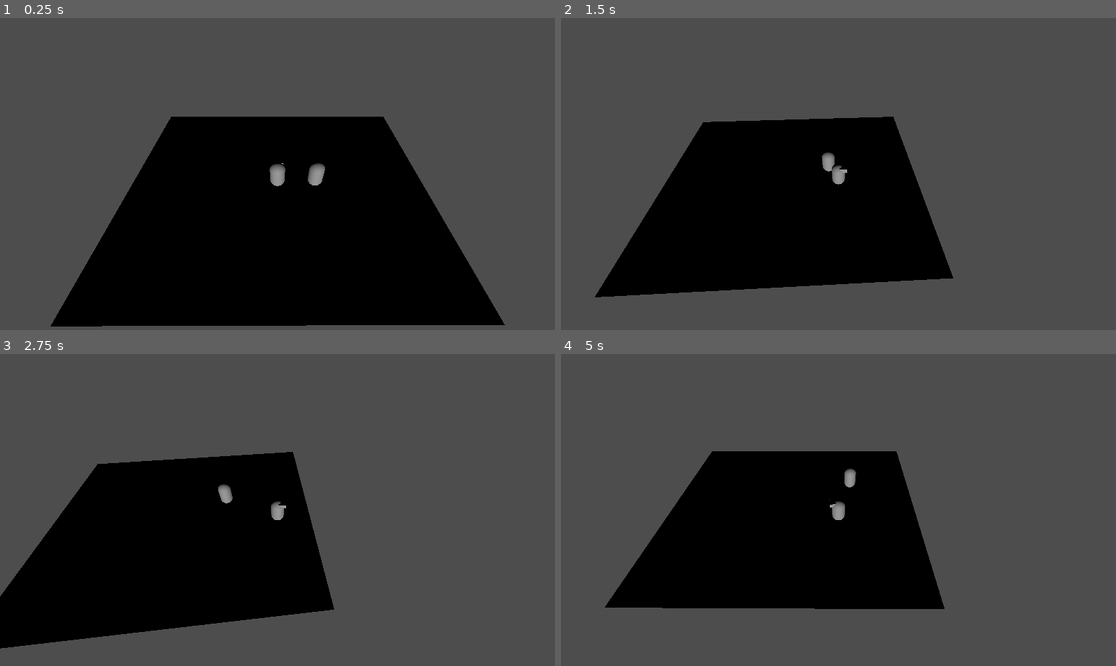
Above: before the commit, frames 1-4 (two rows, left to right).
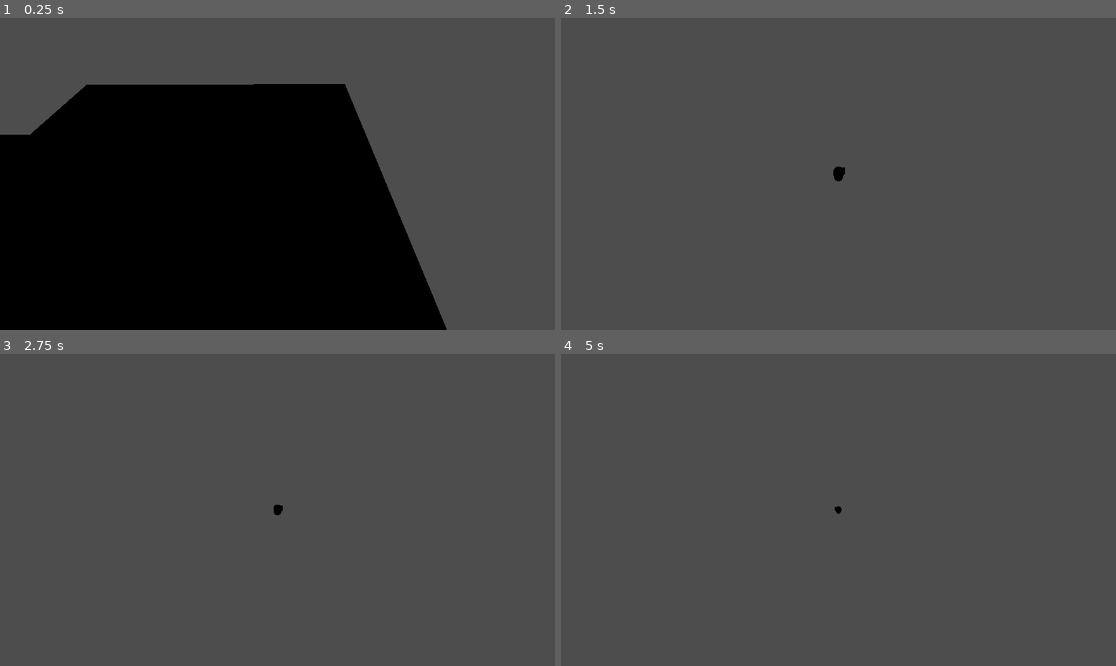
Above: after the commit, the same moments.

Repository: 1p22geo/AWARE_v0
Game: Godot game, scene res://scenes/levels/world.tscn
Two runs of this game, one before a commit and one after it. Both use one fixed random seed, a clock stepped at 60 frames per second and the inputs below. Before the commit the project starts from res://scenes/levels/testScene.tscn.
Inputs (mouse positions are in pixels of both pictures, inside the frame that each line leads up to):
- Up to frame 1 (0.25 s): no input
- Up to frame 2 (1.5 s): move the mouse to (960, 158) at 0.52 s; hold D (move_right) 0.53-1.25 s; click (960, 158) at 0.67 s; drag from (727, 189) to (810, 236) at 1.27 s
- Up to frame 3 (2.75 s): move the mouse to (333, 441) at 2.02 s; hold D (move_right) from 2.03 s (still down)
- Up to frame 4 (5 s): release D (move_right) at 2.75 s; drag from (810, 572) to (672, 463) at 2.77 s; move the mouse to (1005, 556) at 3.52 s; hold A (move_left) 3.53-4.25 s; drag from (672, 463) to (755, 432) at 4.27 s

The runs differ from the first frame. In frame 1, 25% of the frame differs, in the area x 0-91%, y 21-100%; in frame 2, 26%; in frame 3, 27%, in the area x 0-61%, y 31-95%; in frame 4, 24%.

Commit message:
fix(physics ig?): AAAAAAARRRRRGHHHHHH

Diff:
--- a/project.godot
+++ b/project.godot
@@ -15,7 +15,7 @@
 [application]
 
 config/name="AWARE_v0"
-run/main_scene="uid://13h3en3o5ymm"
+run/main_scene="uid://b4mouq62xgf41"
 config/features=PackedStringArray("4.6", "Mobile")
 config/icon="res://assets/svg/icon.svg"
 
--- a/scenes/Player/Player.tscn
+++ b/scenes/Player/Player.tscn
@@ -36,10 +36,9 @@
 shape = SubResource("CapsuleShape3D_puxyr")
 
 [node name="CameraRig" type="Node3D" parent="." unique_id=1600046349]
-transform = Transform3D(1, 0, 0, 0, 1, 0, 0, 0, 1, 6.2063856, 0, 0)
 
 [node name="Camera3D" type="Camera3D" parent="CameraRig" unique_id=694162924 node_paths=PackedStringArray("target")]
-transform = Transform3D(1, 0, 0, 0, 0.49999997, 0.86602545, 0, -0.86602545, 0.49999997, -6.2289057, 1.6835761, 1.8580084)
+transform = Transform3D(1, 0, 0, 0, 0.49999997, 0.86602545, 0, -0.86602545, 0.49999997, 0, 0, 0)
 current = true
 size = 12.576
 near = 0.001
--- a/scenes/levels/world.tscn
+++ b/scenes/levels/world.tscn
@@ -6,7 +6,7 @@
 [node name="World" type="Node3D" unique_id=571390285]
 
 [node name="Player" parent="." unique_id=340833514 instance=ExtResource("1_lfyvx")]
-transform = Transform3D(1, 0, 0, 0, 1, 0, 0, 0, 1, 6.2156687, 0, 0)
+transform = Transform3D(1, 0, 0, 0, 1, 0, 0, 0, 1, 6.2156687, 2.3386123, 0)
 
 [node name="world1" parent="." unique_id=749187332 instance=ExtResource("1_w2p53")]
 
